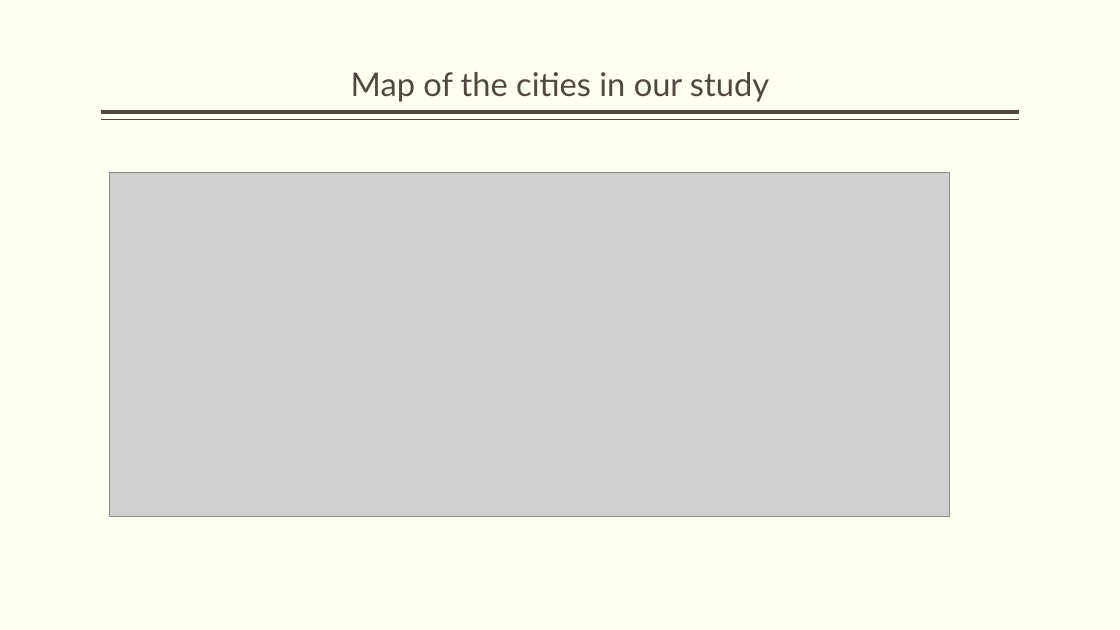
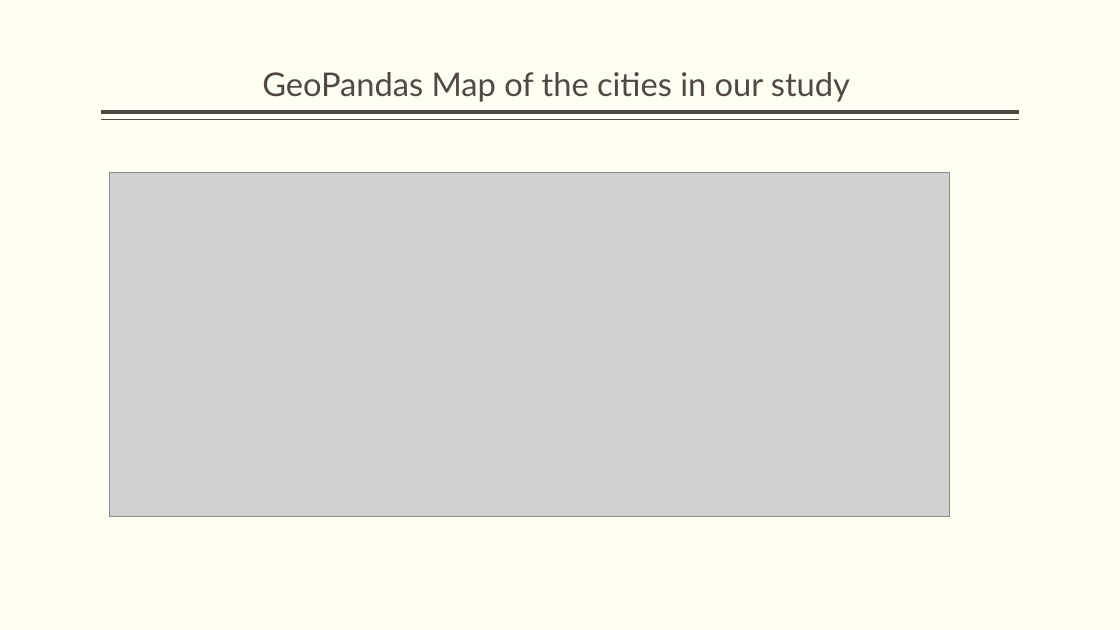
Before and after one commit to vsmolina/fiber_group, a slide deck: slide 5 of reports/Fiber_Group_Presenetation.pptx. Drawn at 1120x630 pixels with LibreOffice and Linux fonts; fonts in the diff are those of the drawing; grey boxes stand for pictures. Boxes give left, top, right and bottom in pixels: in the first picture for what was removed or moved away, otherwise in the second. Text is boxed around its words. In the diff, an @@ line names an element or a change of style, - is before the commit and + after.

Commit message:
nm

```diff
--- a/reports/Fiber_Group_Presenetation.pptx
+++ b/reports/Fiber_Group_Presenetation.pptx
@@ title at (x1=262, y1=72, x2=850, y2=102): text changed @@
-Map of the cities in our study
+GeoPandas Map of the cities in our study
```
